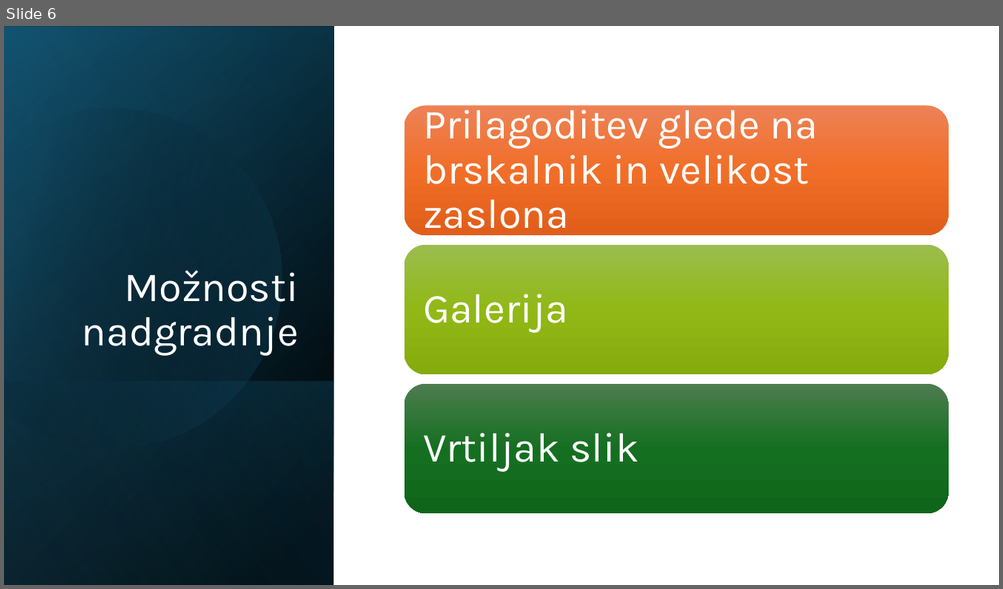
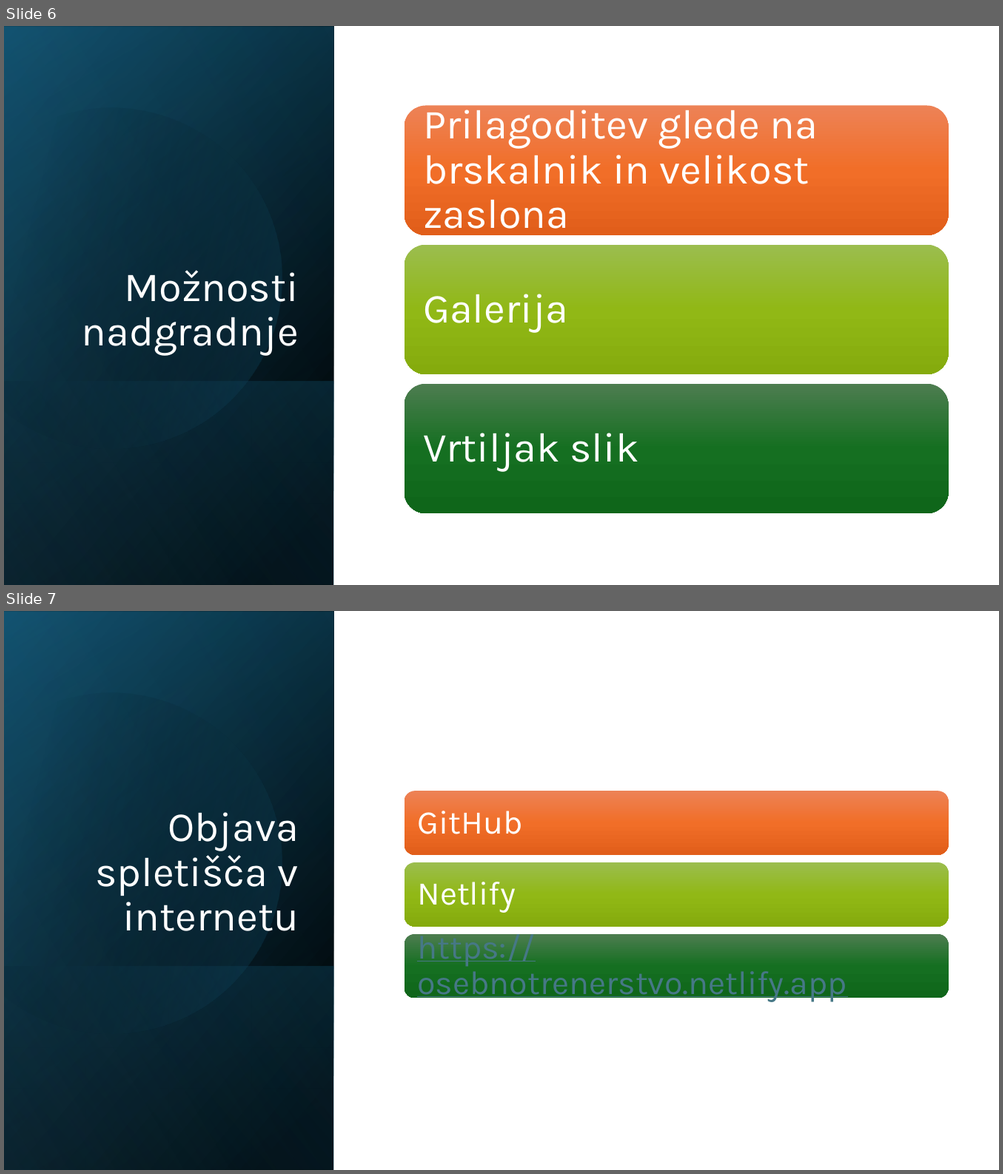
Before and after one commit to patrik066/patrik066.github.io, a slide deck: Predstavitev/osebnotrenerstvo.pptx. Shown one above the other, each under a label of ours: slide 6 before the commit, slides 6 and 7 after it. The pictures are 1003x589 and 1003x1174 pixels, drawn with LibreOffice and Linux fonts; fonts in the diff are those of the drawing. Boxes give left, top, right and bottom in pixels: in the first picture for what was removed or moved away, otherwise in the second. Text is boxed around its words. In the diff, an @@ line names an element or a change of style, - is before the commit and + after.

```diff
--- a/Predstavitev/osebnotrenerstvo.pptx
+++ b/Predstavitev/osebnotrenerstvo.pptx
@@ slide 7 added at (4,611,999,1170), background #FFFFFF @@
@@ rectangle added at (4,611,334,1170), fill gradient #000000 to #104862 @@
@@ rectangle added at (4,612,334,1170), fill gradient #000000 to #156082 @@
@@ rectangle added at (4,611,334,1170), fill gradient #000000 to #46B1E1 @@
@@ freeform shape added at (4,652,323,1068), fill gradient #000000 to #156082 @@
@@ title added at (95,812,299,931), 40 pt, text #FFFFFF @@
+Objava spletišča v internetu
@@ group added at (404,791,948,1003): 3 rounded rectangles, 3 texts @@
+GitHub
+Netlify
+https://osebnotrenerstvo.netlify.app
@@ rectangle added at (4,966,334,1170), fill gradient #156082 to #000000 @@
```
Also in this commit, not shown: 3 other files.
